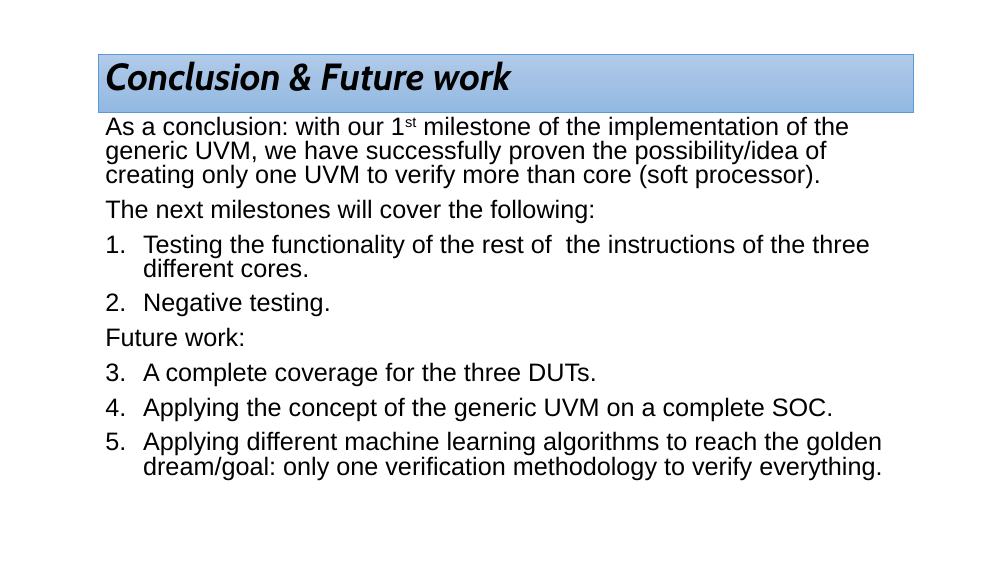
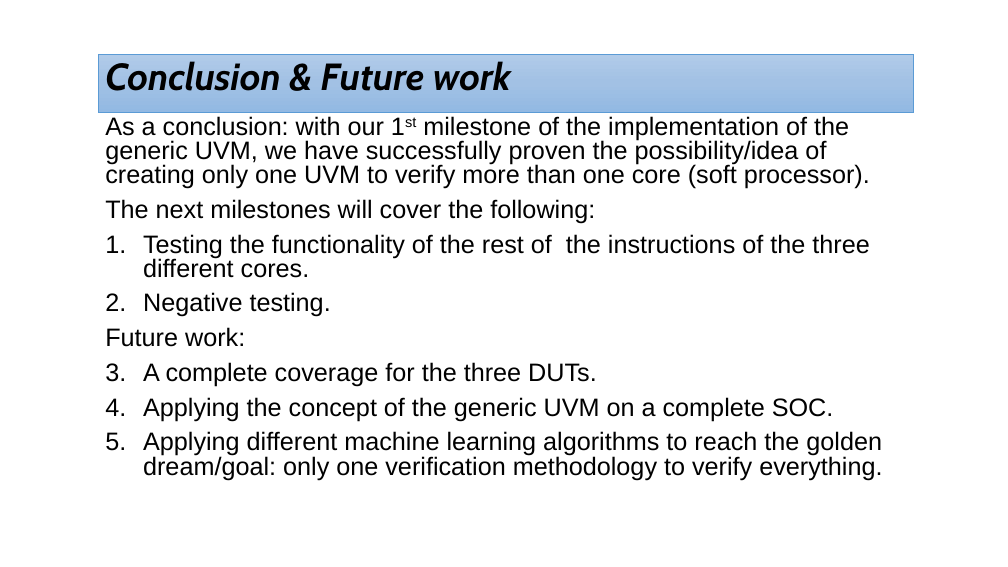
Before and after one commit to cufeolm/codeGP, a slide deck: slide 14 of Project_progress_Agenda.pptx. Drawn at 1008x567 pixels with LibreOffice and Linux fonts; fonts in the diff are those of the drawing. Boxes give left, top, right and bottom in pixels: in the first picture for what was removed or moved away, otherwise in the second. Text is boxed around its words. In the diff, an @@ line names an element or a change of style, - is before the commit and + after.

```diff
--- a/Project_progress_Agenda.pptx
+++ b/Project_progress_Agenda.pptx
@@ text at [105,116,870,189]: text changed @@
-As a conclusion: with our 1st milestone of the implementation of the generic UVM, we have successfully proven the possibility/idea of creating only one UVM to verify more than core (soft processor).
+As a conclusion: with our 1st milestone of the implementation of the generic UVM, we have successfully proven the possibility/idea of creating only one UVM to verify more than one core (soft processor).
```
